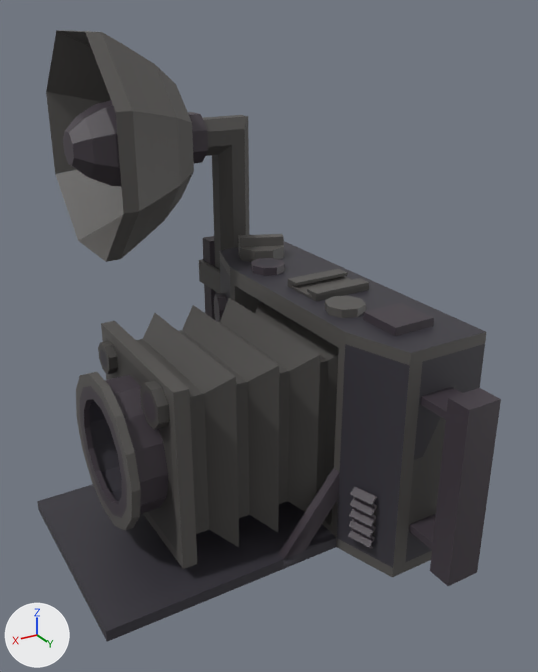
The FBX model Assets/LethalModding/Camera/CameraVariantBlack/CameraBlack.fbx, before and after one commit.
Before and after are seen from a camera (50 mm lens) standing at (5.74, 8.03, 5.26) and looking at (0.69, -0.39, 1.05). The axes (+X, +Y, +Z) are drawn at lower left. The lights are the same throughout. The first picture is the older version. Where no turn or scale is listed for an object, it has been applied to the vertices.

The scene before the commit, as lines of its bpy script (objects in view):
```python
mat_detail = principled_material('Detail')
mat_detail.base_color = (0.052, 0.0411, 0.0527)  # dark grey #403941
me_cube_001 = bpy.data.meshes.new('Cube.001')
me_cube_001.from_pydata(...)  # 32 vertices, 30 faces; spans x -0.25..0.25, y -0.47..0.33, z -1.31..1.2
# faces by material slot: [2, 28]
me_cube_001.materials.append(mat_lens)  # dark grey #494745
me_cube_001.materials.append(mat_detail)  # dark grey #403941
me_cube_002 = bpy.data.meshes.new('Cube.002')
me_cube_002.from_pydata(...)  # 918 vertices, 895 faces; spans x -0.87..4.14, y -2.42..2.42, z -1.65..1.99
# faces by material slot: [301, 161, 194, 239]
me_cube_002.materials.append(mat_lens)  # dark grey #494745
me_cube_002.materials.append(mat_body_001)  # dark grey #38353d
me_cube_002.materials.append(mat_detail)  # dark grey #403941
me_cube_002.materials.append(mat_buttom)  # dark grey #575452
me_cube_005 = bpy.data.meshes.new('Cube.005')
me_cube_005.from_pydata(...)  # 210 vertices, 198 faces; spans x -0.39..2.8, y -1.65..1.65, z -2.56..3.98
# faces by material slot: [17, 77, 104]
me_cube_005.materials.append(mat_lens)  # dark grey #494745
me_cube_005.materials.append(mat_detail)  # dark grey #403941
me_cube_005.materials.append(mat_buttom)  # dark grey #575452
ob_camera = bpy.data.objects.new('Camera', me_cube_001)
ob_camera.location = (-0.24, 2.52, -0.02)
ob_camera_001 = bpy.data.objects.new('Camera.001', me_cube_002)
ob_camera_001.location = (-0.24, -0.35, -0.02)
ob_flash = bpy.data.objects.new('Flash', me_cube_005)
ob_flash.location = (-0.4, -3.46, 1.07)
```
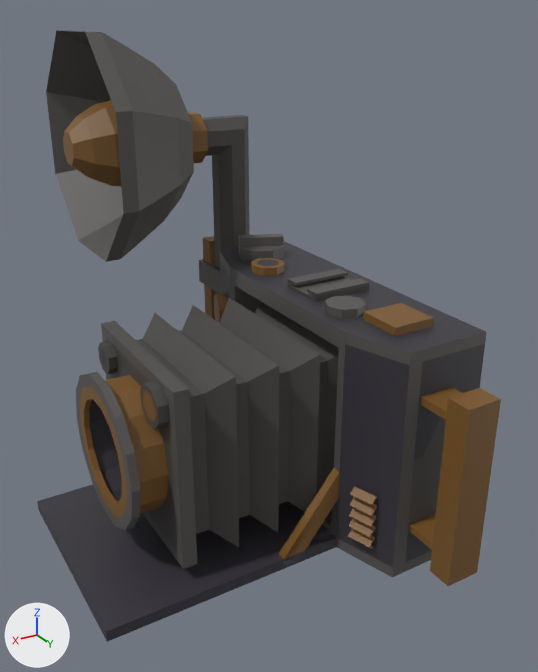
Location of each change, [x1, y1, x2, y2] in pixels of the pictures (538 x 672 px):
'Camera.001', recoloured: [77, 255, 480, 562] in both
'Flash', recoloured: [61, 98, 221, 321] in both
'Camera', recoloured (dark grey to brown): [409, 387, 501, 586] in both

Patch to the scene script:
```diff
--- a/Assets/LethalModding/Camera/CameraVariantBlack/CameraBlack.fbx.py
+++ b/Assets/LethalModding/Camera/CameraVariantBlack/CameraBlack.fbx.py
@@ mat_detail @@
 mat_detail = principled_material('Detail')
-mat_detail.base_color = (0.052, 0.0411, 0.0527)  # dark grey #403941
+mat_detail.base_color = (0.202, 0.096, 0.0214)  # brown #7c5728
```
